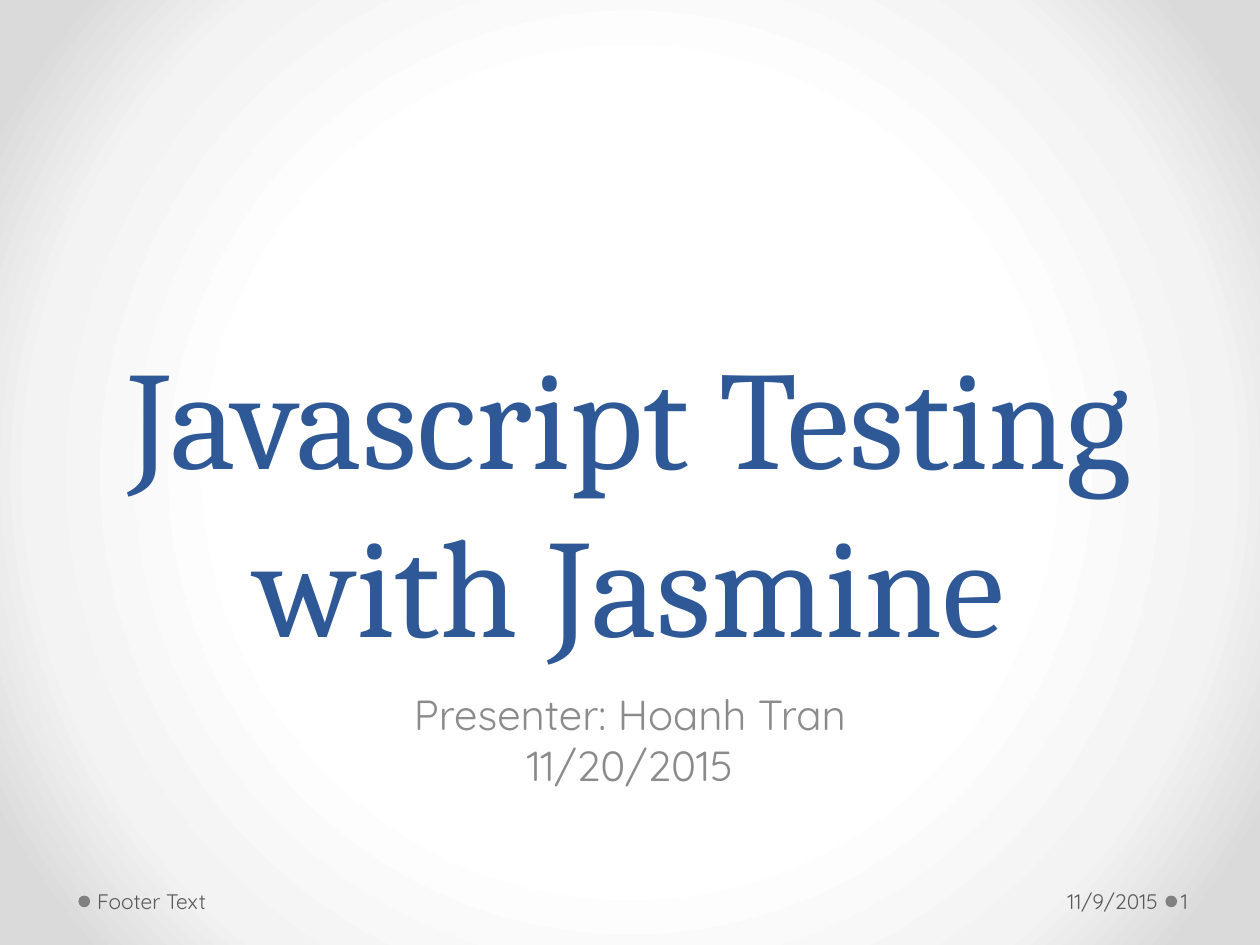
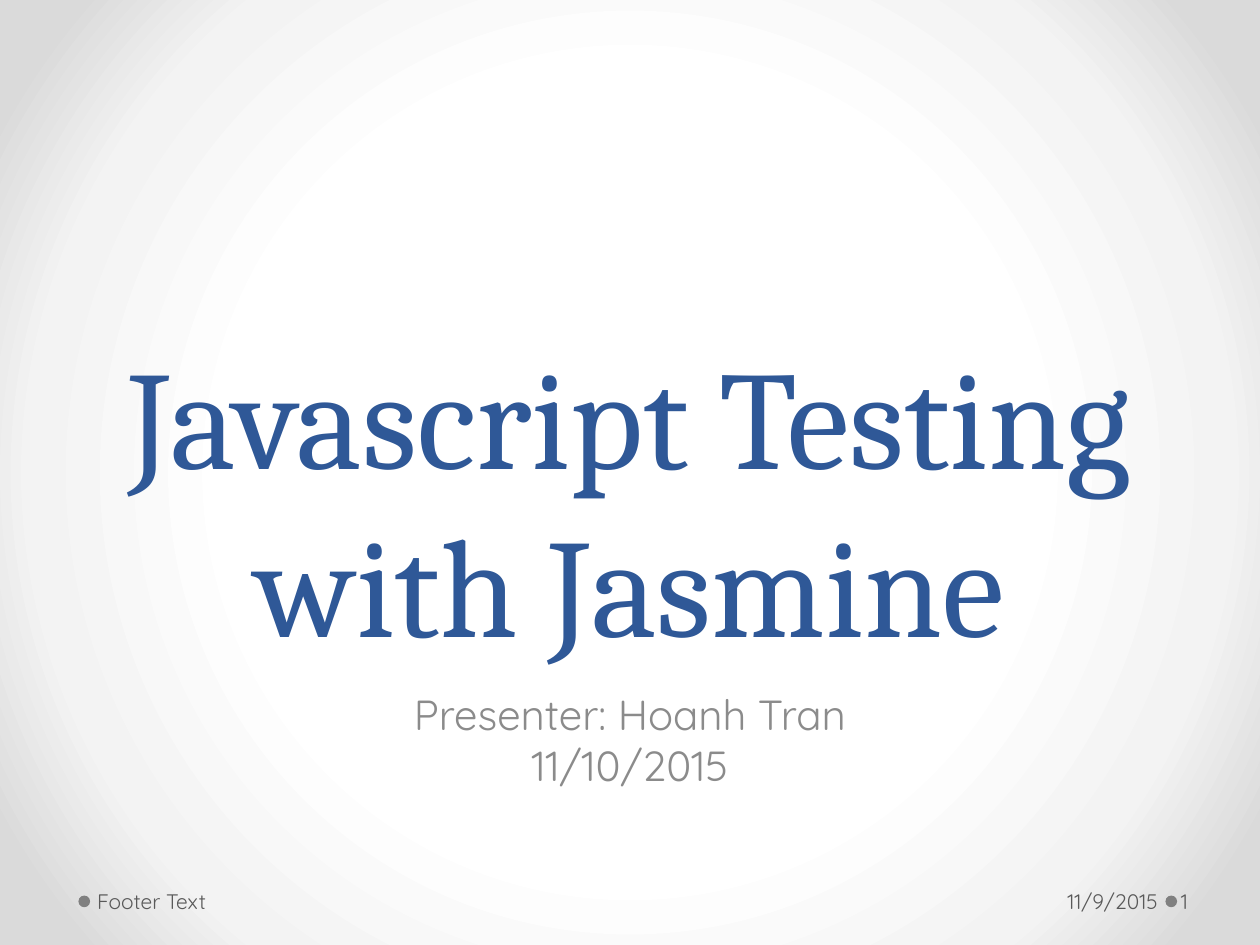
Before and after one commit to h-t-tran/work, a slide deck: slide 1 of brownbag/jamine/tech-presentation-jasmine.pptx. Drawn at 1260x945 pixels with LibreOffice and Linux fonts; fonts in the diff are those of the drawing. Boxes give left, top, right and bottom in pixels: in the first picture for what was removed or moved away, otherwise in the second. Text is boxed around its words. In the diff, an @@ line names an element or a change of style, - is before the commit and + after.

Commit message:
final jasmine brownbag

```diff
--- a/brownbag/jamine/tech-presentation-jasmine.pptx
+++ b/brownbag/jamine/tech-presentation-jasmine.pptx
@@ subtitle at (x1=414, y1=699, x2=846, y2=786): text changed @@
-Presenter: Hoanh Tran
-11/20/2015
+Presenter: Hoanh Tran
+11/10/2015
```
Also in this commit, not shown: 3 other slides changed, 2 other files.
